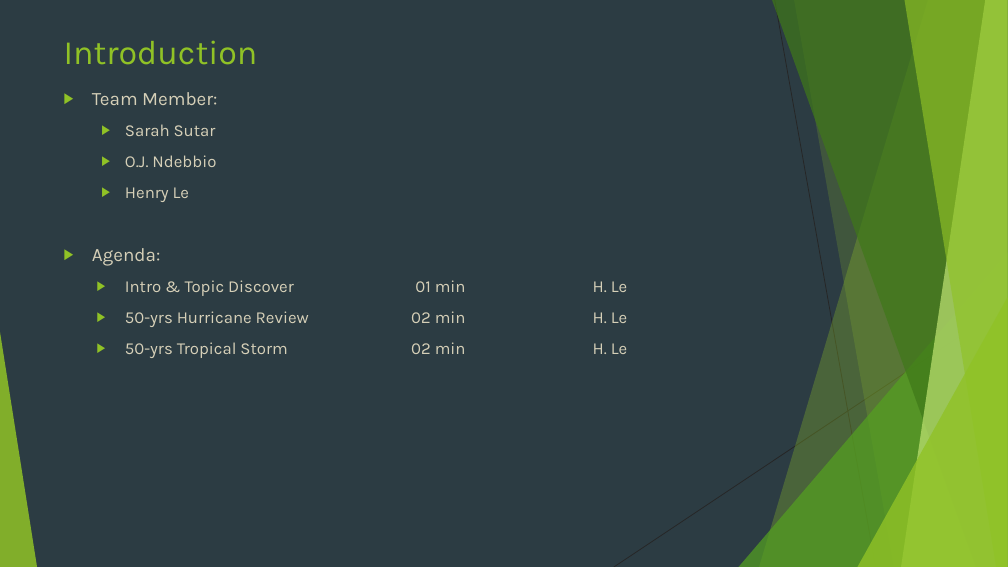
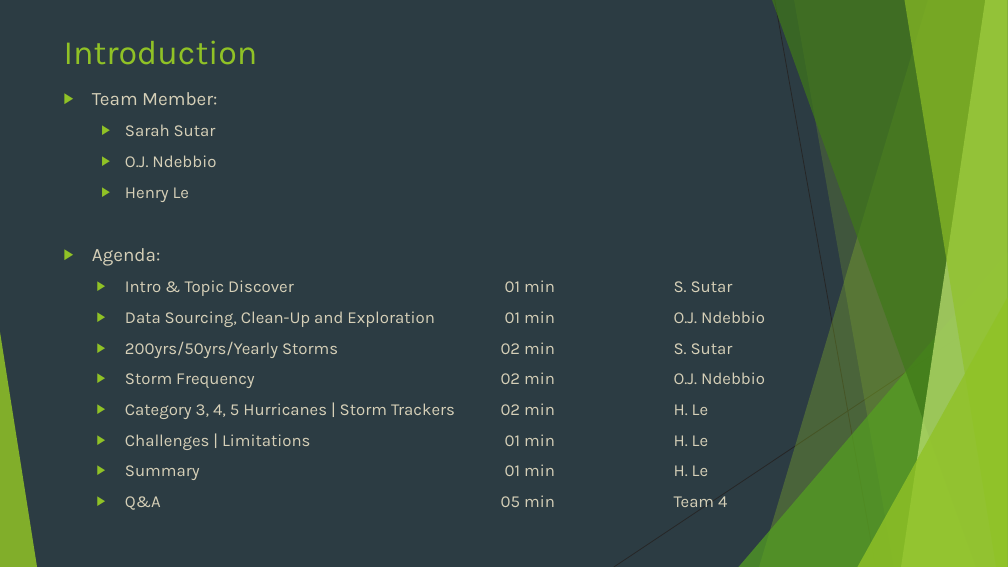
Before and after one commit to henryle-n/Hurricane-History-Analysis, a slide deck: slide 2 of Team_4_Proj_1.pptx. Drawn at 1008x567 pixels with LibreOffice and Linux fonts; fonts in the diff are those of the drawing. Boxes give left, top, right and bottom in pixels: in the first picture for what was removed or moved away, otherwise in the second. Text is boxed around its words. In the diff, an @@ line names an element or a change of style, - is before the commit and + after.

Commit message:
updated PPT

```diff
--- a/Team_4_Proj_1.pptx
+++ b/Team_4_Proj_1.pptx
@@ text at bbox=[125, 280, 765, 510]: text changed @@
-    ▶ Intro & Topic Discover 01 min H. Le
-    ▶ 50-yrs Hurricane Review 02 min H. Le
-    ▶ 50-yrs Tropical Storm 02 min H. Le
+    ▶ Intro & Topic Discover 01 min S. Sutar
+    ▶ Data Sourcing, Clean-Up and Exploration 01 min O.J. Ndebbio
+    ▶ 200yrs/50yrs/Yearly Storms 02 min S. Sutar
+    ▶ Storm Frequency 02 min O.J. Ndebbio
+    ▶ Category 3, 4, 5 Hurricanes | Storm Trackers 02 min H. Le
+    ▶ Challenges | Limitations 01 min H. Le
+    ▶ Summary 01 min H. Le
+    ▶ Q&A 05 min Team 4
```
Also in this commit, not shown: 4 other slides changed, 5 slides added, 1 slide removed.
